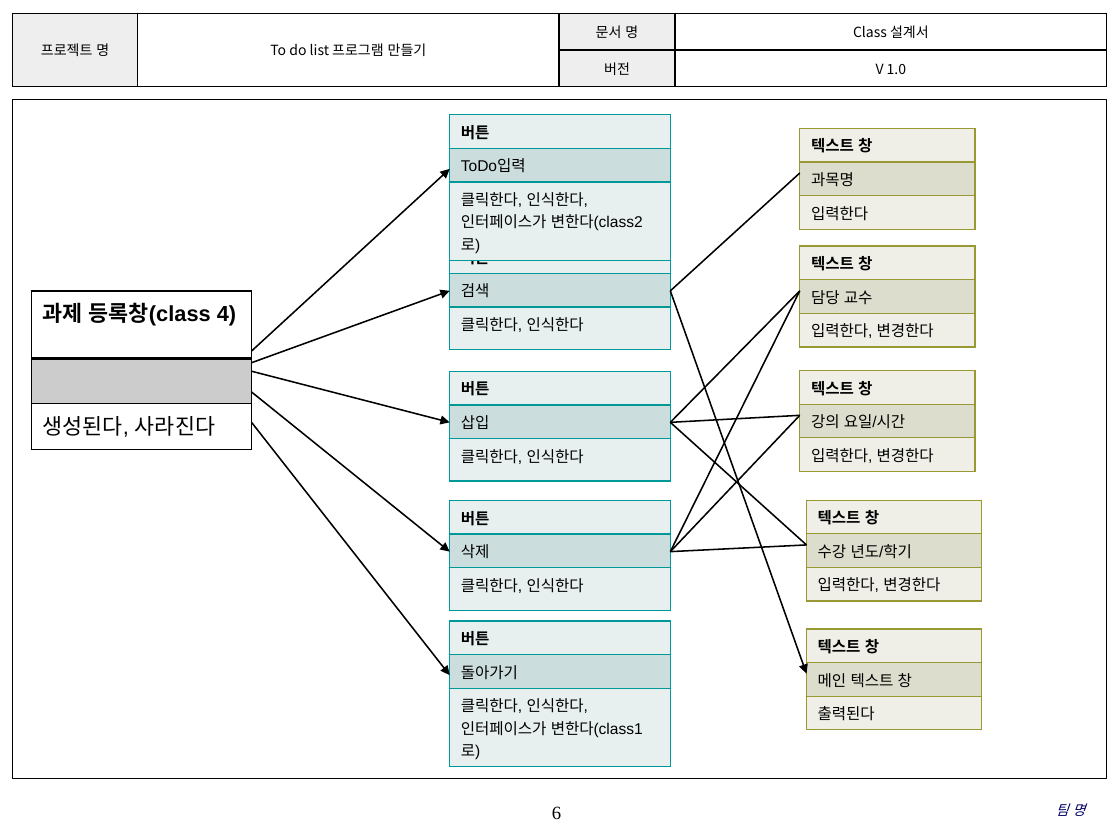
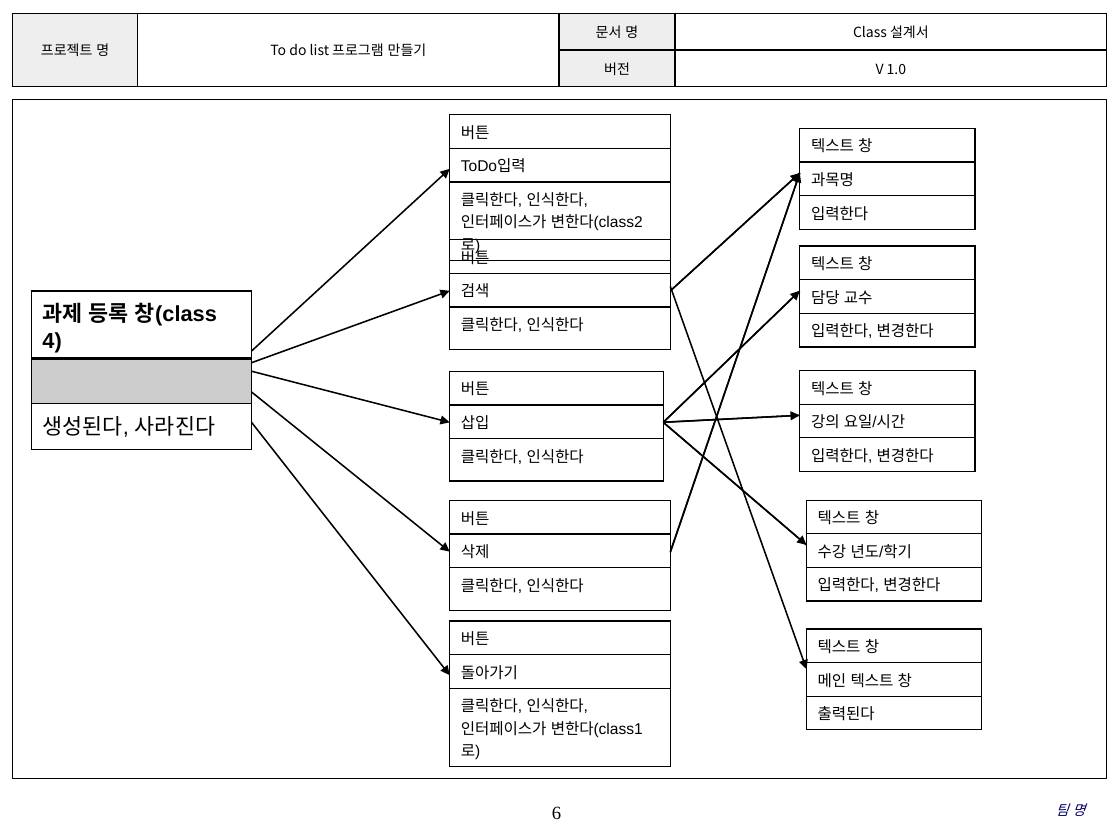
Before and after one commit to SE-admin/9, a slide deck: slide 6 of doc/3_ 설계서/Class Design_9_pigeon.pptx. Drawn at 1120x840 pixels with LibreOffice and Linux fonts; fonts in the diff are those of the drawing; background and template pictures are left out. Boxes give left, top, right and bottom in pixels: in the first picture for what was removed or moved away, otherwise in the second. Text is boxed around its words. In the diff, an @@ line names an element or a change of style, - is before the commit and + after.

Commit message:
# 서류 # Class Design_9_pigeon.pptx # UI Design Template_9_pigeon.pptx # 전반적 # 오류 정정 및 코더들의 의견 반영

```diff
--- a/doc/3_ 설계서/Class Design_9_pigeon.pptx
+++ b/doc/3_ 설계서/Class Design_9_pigeon.pptx
@@ table at (x1=450, y1=114, x2=671, y2=235) @@
@@ fill #E7EFEF to none in 2 cells @@
@@ fill #CCDEDE to none in row 2, column 1 @@
@@ bold off in "버튼" @@
@@ borders changed @@
@@ table at (x1=800, y1=129, x2=974, y2=225) @@
@@ fill #EFEFE8 to none in 2 cells @@
@@ fill #DEDECE to none in row 2, column 1 @@
@@ bold off in "텍스트 창" @@
@@ borders changed @@
@@ line moved from (671, 552) - (800, 291) to (671, 552) - (800, 174) @@
@@ arrow added from (671, 291) to (800, 174), #000000 1 pt @@
@@ arrow added from (671, 552) to (800, 174), #000000 1 pt @@
@@ table at (x1=450, y1=240, x2=671, y2=342) @@
@@ fill #E7EFEF to none in 2 cells @@
@@ fill #CCDEDE to none in row 2, column 1 @@
@@ bold off in "버튼" @@
@@ borders changed @@
@@ table at (x1=800, y1=246, x2=974, y2=342) @@
@@ fill #EFEFE8 to none in 2 cells @@
@@ fill #DEDECE to none in row 2, column 1 @@
@@ bold off in "텍스트 창" @@
@@ borders changed @@
@@ table at (x1=31, y1=291, x2=252, y2=494) @@
-row 1, column 1: 과제 등록창(class 4)
+row 1, column 1: 과제 등록 창(class 4)
@@ line moved from (671, 422) - (800, 291) to (663, 422) - (800, 291) @@
@@ arrow added from (663, 422) to (800, 291), #000000 1 pt @@
@@ arrow moved from (671, 291) - (806, 673) to (671, 287) - (806, 669) @@
@@ table at (x1=450, y1=371, x2=664, y2=473) @@
@@ fill #E7EFEF to none in 2 cells @@
@@ fill #CCDEDE to none in row 2, column 1 @@
@@ bold off in "버튼" @@
@@ borders changed @@
@@ table resized from (x1=450, y1=371, x2=671, y2=473) to (x1=450, y1=371, x2=664, y2=473) @@
@@ table at (x1=800, y1=371, x2=974, y2=467) @@
@@ fill #EFEFE8 to none in 2 cells @@
@@ fill #DEDECE to none in row 2, column 1 @@
@@ bold off in "텍스트 창" @@
@@ borders changed @@
@@ line moved from (671, 422) - (800, 416) to (663, 422) - (800, 416) @@
@@ line moved from (671, 552) - (806, 545) to (663, 422) - (800, 416) @@
@@ line (663, 422) - (800, 416): line to arrow @@
@@ line moved from (671, 422) - (806, 545) to (663, 422) - (806, 545) @@
@@ line moved from (671, 552) - (800, 416) to (663, 422) - (806, 545) @@
@@ line (663, 422) - (806, 545): line to arrow @@
@@ table at (x1=450, y1=501, x2=671, y2=603) @@
@@ fill #E7EFEF to none in 2 cells @@
@@ fill #CCDEDE to none in row 2, column 1 @@
@@ bold off in "버튼" @@
@@ borders changed @@
@@ table at (x1=806, y1=501, x2=981, y2=596) @@
@@ fill #EFEFE8 to none in 2 cells @@
@@ fill #DEDECE to none in row 2, column 1 @@
@@ bold off in "텍스트 창" @@
@@ borders changed @@
@@ table at (x1=450, y1=620, x2=671, y2=742) @@
@@ fill #E7EFEF to none in 2 cells @@
@@ fill #CCDEDE to none in row 2, column 1 @@
@@ bold off in "버튼" @@
@@ borders changed @@
@@ table at (x1=806, y1=628, x2=981, y2=725) @@
@@ fill #EFEFE8 to none in 2 cells @@
@@ fill #DEDECE to none in row 2, column 1 @@
@@ bold off in "텍스트 창" @@
@@ borders changed @@
```
Also in this commit, not shown: 2 other slides changed, 1 other file.
